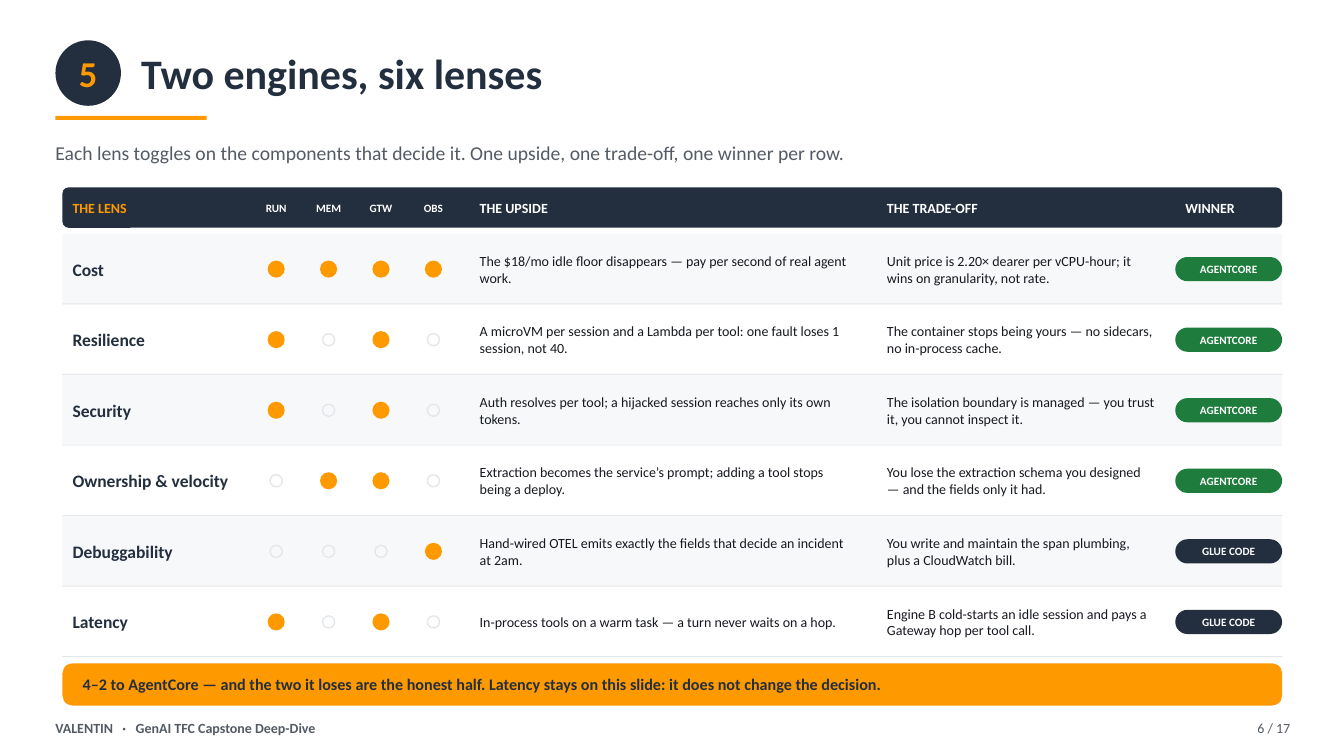
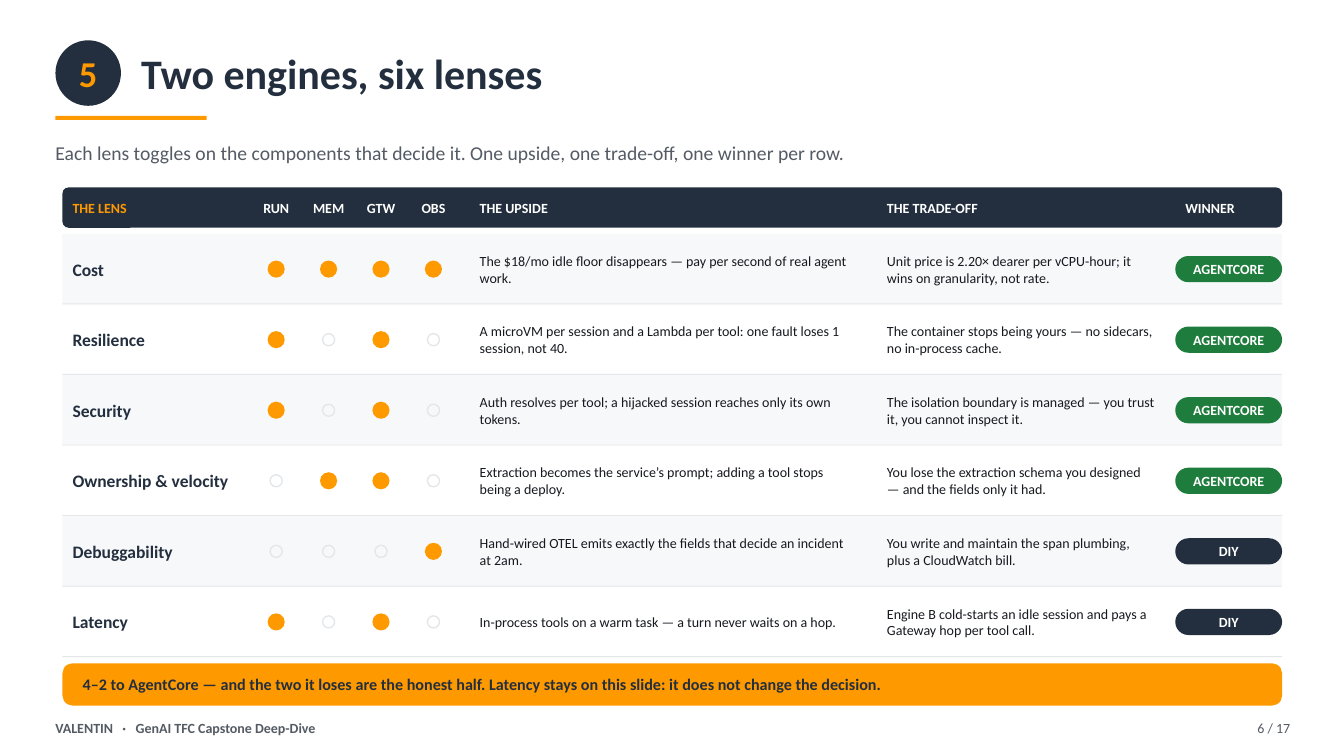
Before and after one commit to coralst/valentin-romantic-agent, a slide deck: slide 6 of docs/Valentin-Presentation-v7.pptx. Drawn at 1344x756 pixels with LibreOffice and Linux fonts; fonts in the diff are those of the drawing. Boxes give left, top, right and bottom in pixels: in the first picture for what was removed or moved away, otherwise in the second. Text is boxed around its words. In the diff, an @@ line names an element or a change of style, - is before the commit and + after.

```diff
--- a/docs/Valentin-Presentation-v7.pptx
+++ b/docs/Valentin-Presentation-v7.pptx
@@ size 8 to 10 pt in 8 elements at <box>263,204,289,213</box>, <box>313,204,344,213</box>, <box>367,204,395,213</box>, <box>422,204,446,213</box>, <box>1193,265,1264,274</box>, <box>1193,336,1264,345</box>, <box>1193,406,1264,415</box>, <box>1193,477,1264,486</box> @@
@@ text at <box>1219,547,1239,556</box>: text changed; size 8 to 10 pt @@
-GLUE CODE
+DIY
@@ text at <box>1219,618,1239,627</box>: text changed; size 8 to 10 pt @@
-GLUE CODE
+DIY
```
Also in this commit, not shown: 7 other slides changed, 4 other files.
